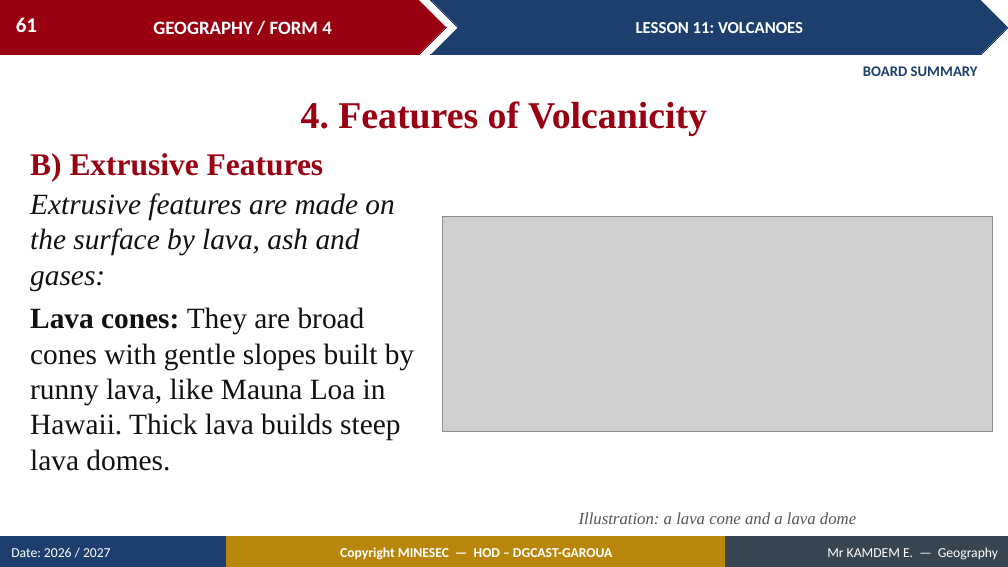
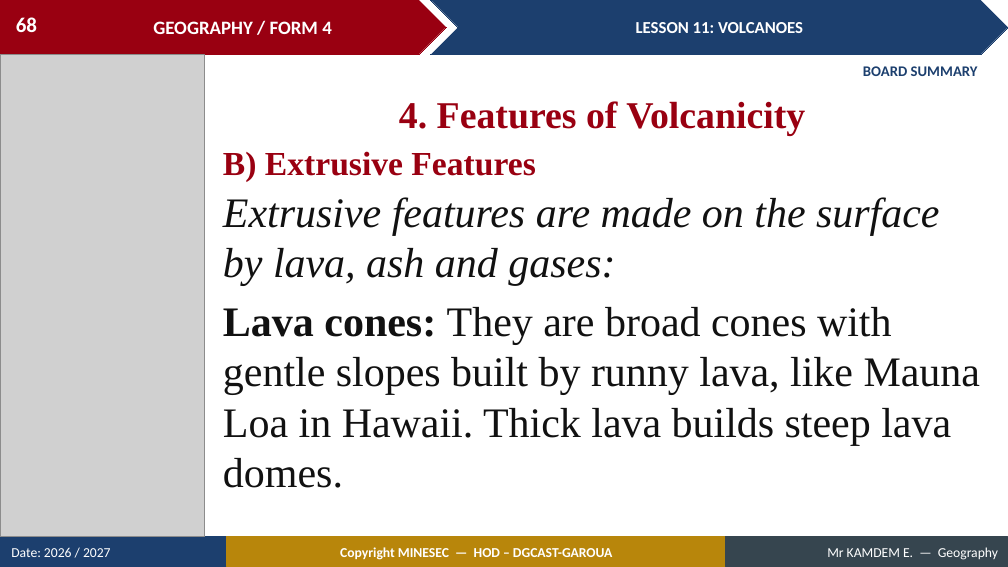
Before and after one commit to Berthautk/linea-github, a slide deck: slide 68 of lecons/F3/14_FORM4_LESSON11_Volcanoes.pptx (slide 61 before the commit). Drawn at 1008x567 pixels with LibreOffice and Linux fonts; fonts in the diff are those of the drawing; grey boxes stand for pictures. Boxes give left, top, right and bottom in pixels: in the first picture for what was removed or moved away, otherwise in the second. Text is boxed around its words. In the diff, an @@ line names an element or a change of style, - is before the commit and + after.

```diff
--- a/lecons/F3/14_FORM4_LESSON11_Volcanoes.pptx
+++ b/lecons/F3/14_FORM4_LESSON11_Volcanoes.pptx
@@ page number at [16,17,37,32]: text changed @@
-61
+68
@@ picture added at [0,54,204,537] @@
@@ text "4. Features of Volcanicity": place and size @@
-text "4. Features of Volcanicity" at [301,101,707,136]
+text "4. Features of Volcanicity" at [399,101,805,136]
@@ text "B) Extrusive Features": place and size @@
-text "B) Extrusive Features" at [30,153,324,181]
+text "B) Extrusive Features" at [223,151,535,182]
@@ text "B) Extrusive Features" at [223,151,535,182]: size 30 to 32 pt @@
@@ text "Extrusive features are made on ...": place and size @@
-text "Extrusive features are made on ..." at [30,193,414,471]
+text "Extrusive features are made on ..." at [223,197,980,488]
@@ text "Extrusive features are made on ..." at [223,197,980,488]: size 28 to 40 pt @@
@@ picture removed at [442,216,993,431] @@
@@ text removed at [579,512,856,524] @@
-Illustration: a lava cone and a lava dome
```
Also in this commit, not shown: 12 other slides changed, 12 slides added, 5 other files.
